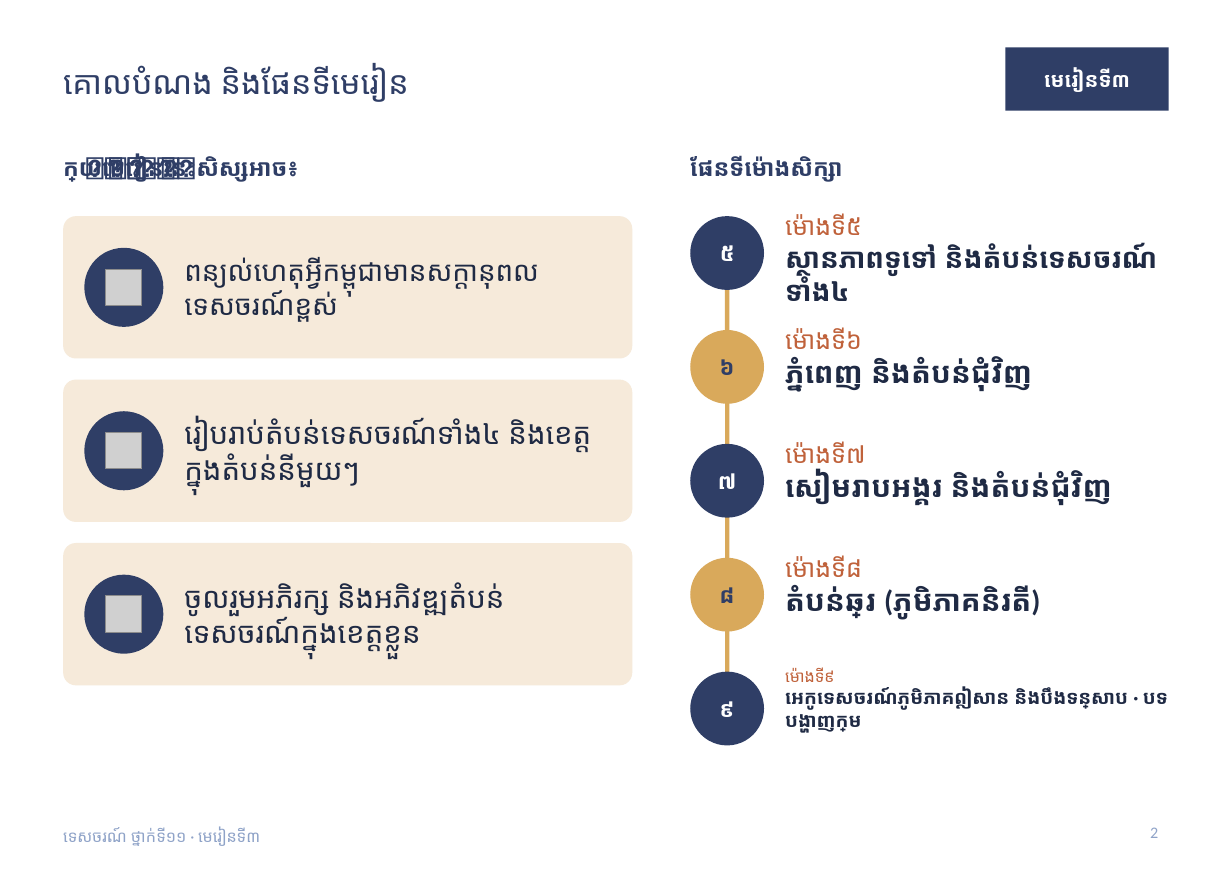
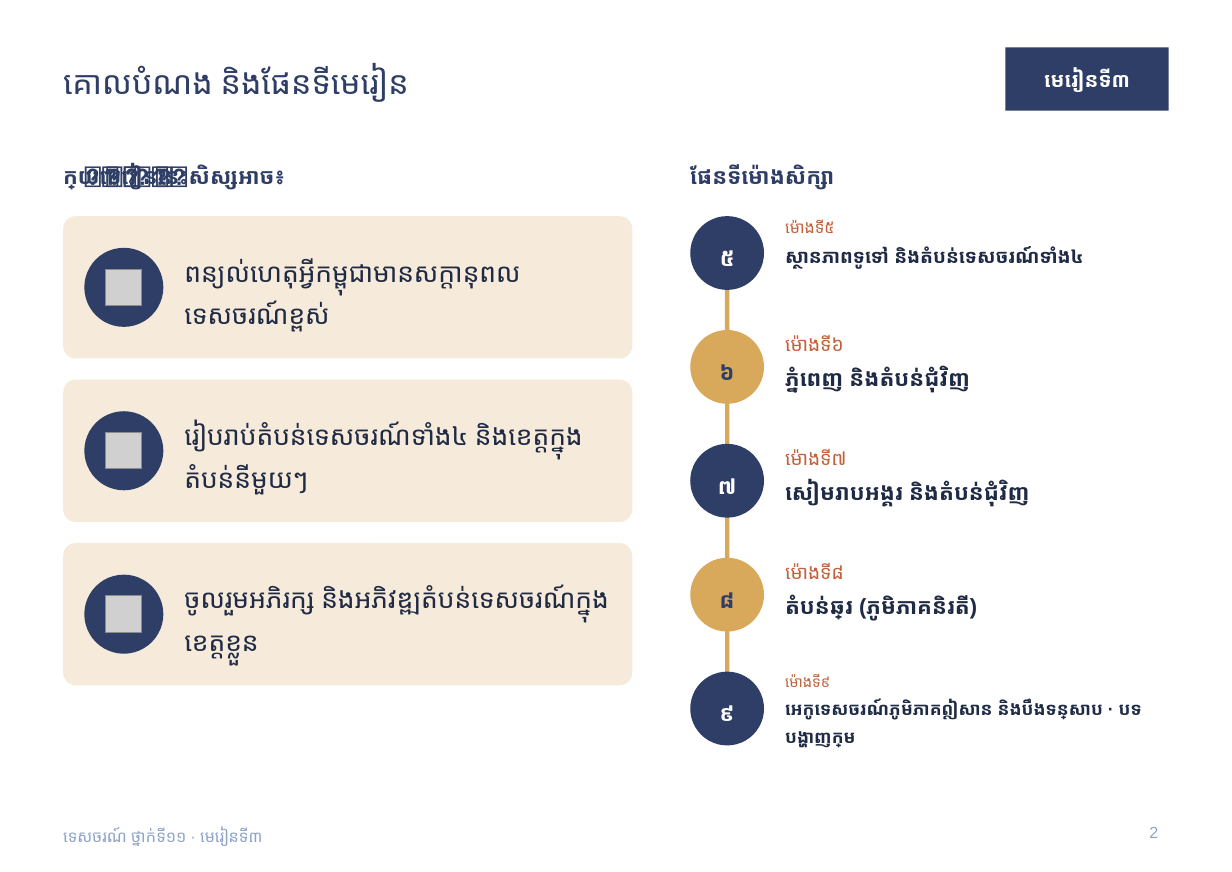
Before and after one commit to khgeo/tourism11, a slide deck: slide 2 of plan/slides/tourism11-lesson-03.pptx. Drawn at 1232x872 pixels with LibreOffice and Linux fonts; fonts in the diff are those of the drawing; grey boxes stand for pictures. Boxes give left, top, right and bottom in pixels: in the first picture for what was removed or moved away, otherwise in the second. Text is boxed around its words. In the diff, an @@ line names an element or a change of style, - is before the commit and + after.

```diff
--- a/plan/slides/tourism11-lesson-03.pptx
+++ b/plan/slides/tourism11-lesson-03.pptx
@@ text "ក្រោយមេរៀននេះ សិស្សអាច៖" at (63, 164, 285, 190): size 16 to 15 pt, font Calibri to Arial; line spacing 1 to 1.35 @@
@@ text "ផែនទីម៉ោងសិក្សា" at (690, 164, 834, 190): size 16 to 15 pt, font Calibri to Arial; line spacing 1 to 1.35 @@
@@ text "ពន្យល់ហេតុអ្វីកម្ពុជាមានសក្តានុពលទេសចរណ៍ខ្ពស់" at (184, 258, 521, 332): size 19 to 18 pt, font Calibri to Arial; line spacing 1 to 1.35 @@
@@ text "ម៉ោងទី៥" at (785, 219, 1084, 269): size 17 to 11 pt in "ម៉ោងទី៥"; font Calibri to Arial; size 19 to 13 pt in "ស្ថានភាពទូទៅ និងតំបន់ទេសចរណ៍ទាំង៤"; line spacing 1 to 1.35 @@
@@ text "ម៉ោងទី៦" at (785, 335, 970, 392): size 17 to 13 pt in "ម៉ោងទី៦"; font Calibri to Arial; size 20 to 15 pt in "ភ្នំពេញ និងតំបន់ជុំវិញ"; line spacing 1 to 1.35 @@
@@ text "រៀបរាប់តំបន់ទេសចរណ៍ទាំង៤ និងខេត្តក្នុងតំបន់នីមួយៗ" at (184, 420, 583, 495): size 20 to 18 pt, font Calibri to Arial; line spacing 1 to 1.35 @@
@@ text "ម៉ោងទី៧" at (785, 449, 1030, 506): size 17 to 13 pt in "ម៉ោងទី៧"; font Calibri to Arial; size 20 to 15 pt in "សៀមរាបអង្គរ និងតំបន់ជុំវិញ"; line spacing 1 to 1.35 @@
@@ text "ចូលរួមអភិរក្ស និងអភិវឌ្ឍតំបន់ទេសចរណ៍ក្នុងខេត្តខ្លួន" at (184, 584, 608, 658): size 20 to 18 pt, font Calibri to Arial; line spacing 1 to 1.35 @@
@@ text "ម៉ោងទី៨" at (785, 563, 977, 620): size 17 to 13 pt in "ម៉ោងទី៨"; font Calibri to Arial; size 20 to 15 pt in "តំបន់ឆ្នេរ (ភូមិភាគនិរតី)"; line spacing 1 to 1.35 @@
@@ font Calibri to Arial; line spacing 1 to 1.35 in 5 elements at (720, 250, 735, 266), (720, 364, 735, 380), (718, 478, 737, 494), (720, 592, 735, 608), (720, 705, 735, 721) @@
@@ text "ម៉ោងទី៩" at (785, 674, 1103, 748): size 11 to 10 pt in "ម៉ោងទី៩"; font Calibri to Arial; size 13 to 12 pt in "អេកូទេសចរណ៍ភូមិភាគឦសាន និងបឹងទន្លេសាប · បទបង្ហាញក្រុម"; line spacing 1 to 1.35 @@
@@ text "ទេសចរណ៍ ថ្នាក់ទី១១ · មេរៀនទី៣" at (63, 827, 262, 846): font Calibri to Arial @@
```
Also in this commit, not shown: 12 other slides changed, 23 other files.
